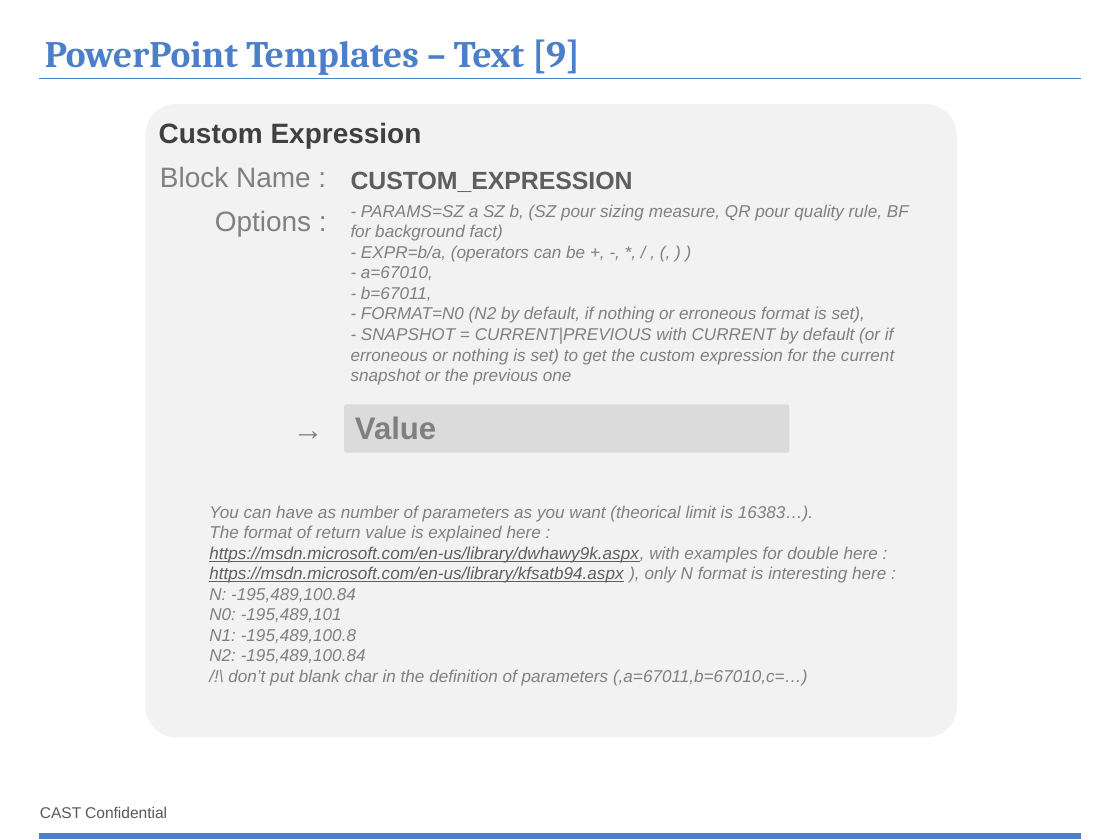
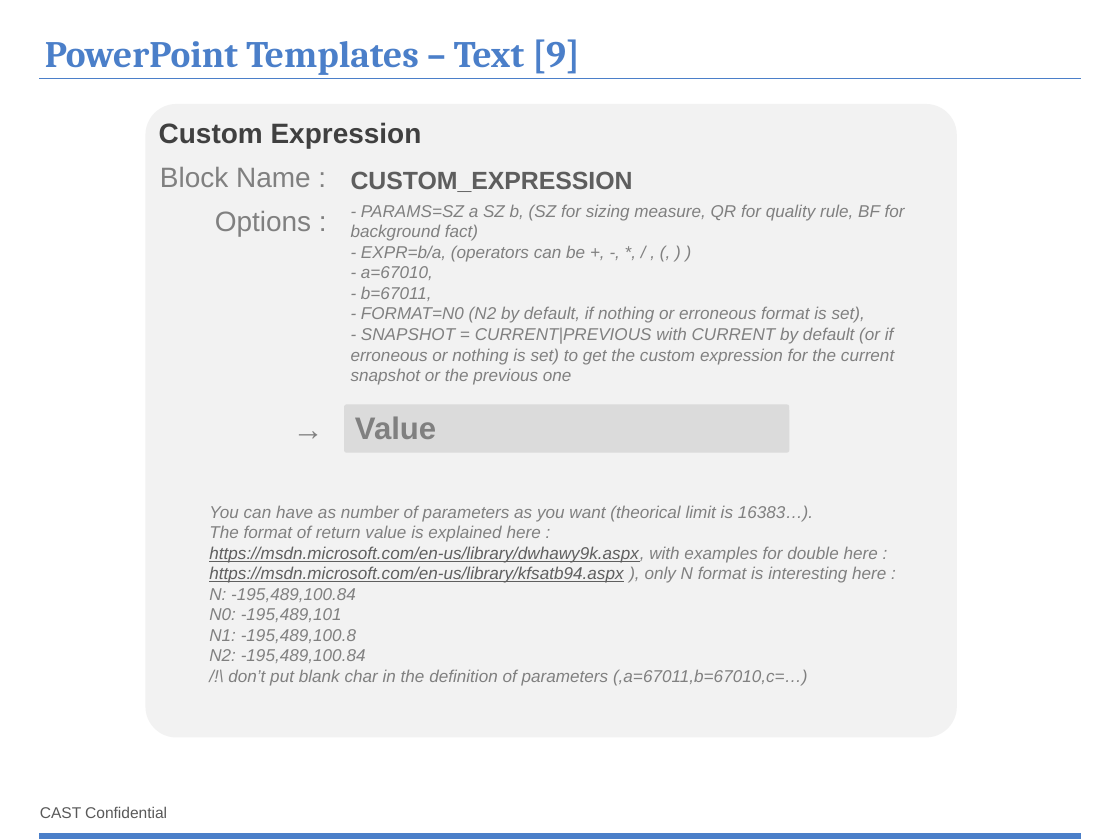
Before and after one commit to CAST-projects/ReportGenerator, a slide deck: slide 17 of CastReporting.Reporting/TemplatesFiles/1- Powerpoint-components-library.pptx. Drawn at 1120x840 pixels with LibreOffice and Linux fonts; fonts in the diff are those of the drawing; background and template pictures are left out. Boxes give left, top, right and bottom in pixels: in the first picture for what was removed or moved away, otherwise in the second. Text is boxed around its words. In the diff, an @@ line names an element or a change of style, - is before the commit and + after.

Commit message:
REPORTGEN-205 & REPORTGEN-203 : fix spelling mistakes in templates

```diff
--- a/CastReporting.Reporting/TemplatesFiles/1- Powerpoint-components-library.pptx
+++ b/CastReporting.Reporting/TemplatesFiles/1- Powerpoint-components-library.pptx
@@ text at (351,204,905,241): text changed @@
-- PARAMS=SZ a SZ b, (SZ pour sizing measure, QR pour quality rule, BF for background fact)
+- PARAMS=SZ a SZ b, (SZ for sizing measure, QR for quality rule, BF for background fact)
```
Also in this commit, not shown: 1 other slide changed, 1 other file.
